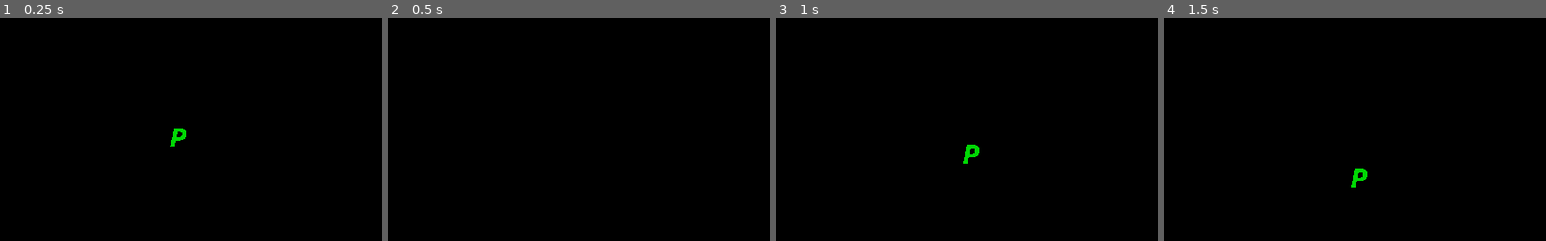
Above: before the commit, frames 1-4 (left to right).
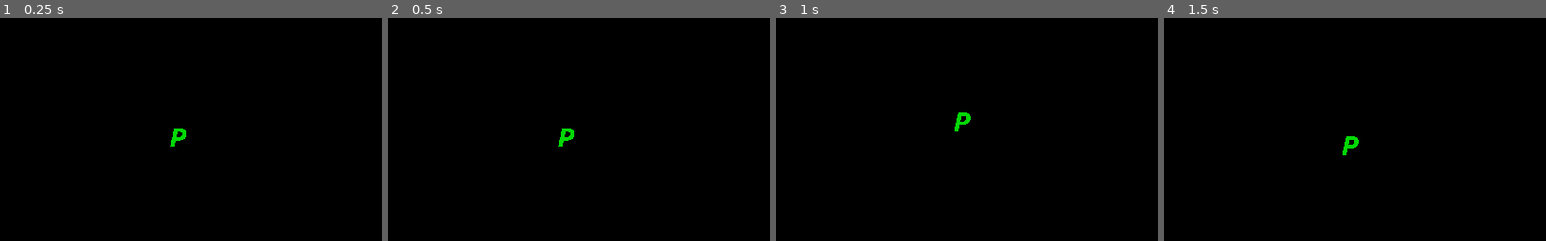
Above: after the commit, the same moments.

Repository: realkotob/Civilization-1-Godot-Prototype
Game: Godot game, scene res://Scenes/Player.tscn
Same seed, same stepped clock (60 frames per second), same inputs: the game is played once before the commit and once after it. This scene is started directly instead of the project's main scene.
Inputs:
- Up to frame 1 (0.25 s): no input
- Up to frame 2 (0.5 s): no input
- Up to frame 3 (1 s): tap Enter (ui_accept) at 0.5, 0.77, 0.8 s; hold Keypad 3 (down-right) from 0.53 s (still down); tap Keypad 8 (top) at 0.6 s
- Up to frame 4 (1.5 s): tap Enter (ui_accept) at 1.07, 1.25, 1.35 s; release Keypad 3 (down-right) at 1.28 s; hold Keypad 2 (down) from 1.28 s (still down)
The pictures show only the part of the screen within x 27-77%, y 21-71%; the shares and areas given below are measured in that part.

Frame 1 is identical in both runs. In frame 2, 0.2% of the frame differs, in the area x 44-49%, y 49-58%; in frame 3, 0.4%; in frame 4, 0.4%, in the area x 46-54%, y 52-77%.

Commit message:
Added constructor & FSM

Diff:
--- a/Scenes/Player.tscn
+++ b/Scenes/Player.tscn
@@ -38,7 +38,6 @@
 [node name="tween" type="Tween" parent="."]
 
 [node name="anim" type="AnimationPlayer" parent="."]
-autoplay = "idle"
 anims/idle = SubResource( 2 )
 
 [connection signal="tween_completed" from="tween" to="." method="_on_tween_tween_completed"]
--- a/Scripts/Player.gd
+++ b/Scripts/Player.gd
@@ -1,19 +1,63 @@
 extends KinematicBody2D
 class_name UnitController
 
+# MOVING VARIABLES
 var movement: Vector2
 var tile_size: int
 var is_moving: bool = false
 export var animation_speed: float = 1
 
+# GAME VARIABLES
+var attack: int = 1
+var defense: int = 1
+var total_movements: int = 3
+var is_selected: bool = false
+var turn_id: int
+var movements_left: int
+
+# FSM VARIABLES
+var state: int
+enum {IDLE, MOVING, SLEEPING, SELECTED}
+
 # Base the tile_size on the size of the texture used * sprite scale.
 func _ready() -> void:
 	tile_size = ($sprite as Sprite).texture.get_width() * ($sprite as Sprite).scale.x
+	state = SLEEPING
+
+# PRESS SPACE TO ACTIVATE THE UNIT
+func _process(delta: float) -> void:
+	if Input.is_action_just_pressed("ui_accept"):
+		movements_left = total_movements
+		is_selected = true
 
 # Stops the inputs if the unit didn't finish its movement.
 func _physics_process(delta: float) -> void:
-	if !is_moving:
+	if is_selected:
 		movement_loop()
+	state_loop()
+
+func state_loop():
+	if state == IDLE && movement != Vector2():
+		change_state(MOVING)
+	if state == MOVING && movement == Vector2():
+		change_state(IDLE)
+	if state == MOVING && movements_left <= 1:
+		change_state(SLEEPING)
+	if state == SLEEPING && is_selected:
+		change_state(IDLE)
+
+func change_state(new_state: int) -> void:
+	state = new_state
+	match state:
+		IDLE:
+			($anim as AnimationPlayer).play("idle")
+		MOVING:
+			($tween as Tween).interpolate_property(self, "position", position, position + movement * tile_size, animation_speed, Tween.TRANS_LINEAR, Tween.EASE_IN_OUT)
+			($tween as Tween).start()
+		SLEEPING:
+			($anim as AnimationPlayer).stop()
+			is_selected = false
+			print("animation stopped ! Go to unit having (turn_id +1) !")
 
 # unit not moving, get movement to execute tween with "animation_speed"(export) speed.
 func movement_loop() -> void:
@@ -36,18 +80,18 @@
 	else:
 		movement = Vector2()
 
-	# movement is different from (0,0) : Player moved, starting the tween.
-	if movement != Vector2():
-		($tween as Tween).interpolate_property(self, "position", position, position + (movement.normalized()) * tile_size, animation_speed, Tween.TRANS_LINEAR, Tween.EASE_IN_OUT)
-		($tween as Tween).start()
+#func create_unit(atk: int, def: int, moves: int):
+#	attack = atk
+#	defense = def
+#	total_movements = moves
 
 # Unit moving, stop flickering animation and inputs.
 func _on_tween_tween_started(object, key):
 	($sprite as Sprite).visible = true
 	($anim as AnimationPlayer).stop()
 	is_moving = true
+	movements_left -= 1
 
 # Unit finished moving : inputs are free and flickering animation restarts.
 func _on_tween_tween_completed(object: Object, key: NodePath) -> void:
-	($anim as AnimationPlayer).play("idle")
 	is_moving = false
